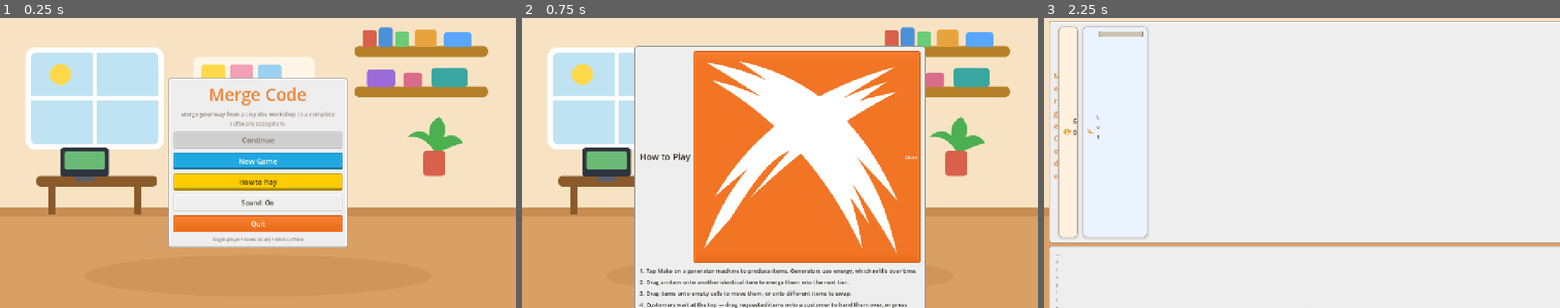
Above: before the commit, frames 1-3 (left to right).
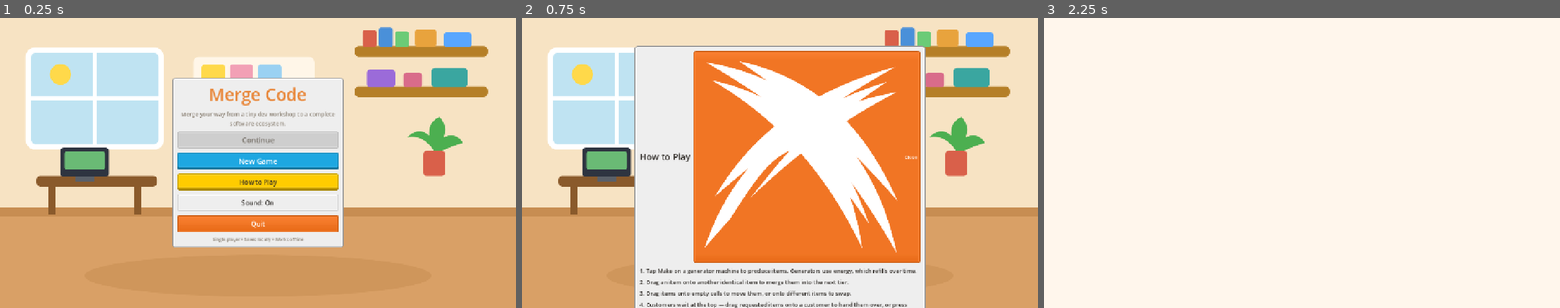
Above: after the commit, the same moments.

Repository: flessan/mergecode
Game: Godot game, scene res://scenes/main_menu.tscn
Two runs of this game, one before a commit and one after it. Both use one fixed random seed, a clock stepped at 60 frames per second and the inputs below.
Inputs:
- Up to frame 1 (0.25 s): no input
- Up to frame 2 (0.75 s): click "How to Play" at 0.5 s
- Up to frame 3 (2.25 s): click "New Game" at 1.25 s; click "New Game" at 2 s

The runs differ from the first frame. In frame 1, 1.6% of the frame differs, in the area x 32-68%, y 20-80%; in frame 2, nothing differs; in frame 3, 6.0%, in the area x 0-100%, y 0-100%.
Error after the commit: Parse Error: Function "set_selected_cell()" not found in base self. (res://scripts/board.gd:167)

Commit message:
Rebuild board sizing on measured container layout with adaptive columns
- Board is now a plain Control that measures its own rect on resized:
  column count (4-7) comes from actual available width, cell size is
  capped by visible-row height, and cells are positioned explicitly.
  This removes the guessed reserved-width/height math in main.gd and
  the container minimum-size feedback loop entirely
- Adaptive columns preserve save compatibility: cell indices, item
  identity, capacity and the +7 expansion are unchanged; only visual
  arrangement reflows, so saves restore identically on any device
- ItemTile content is fully responsive: no fixed icon minimum, icon
  fills the measured cell with aspect preserved, StyleBox padding
  shrinks in compact mode, labels/pips hide on small cells
- Tiles now use coloured silhouettes on pastel category plates instead
  of white icons on saturated squares
- Main layout: board directly fills its workbench surface (no board
  scroll container), generator dock placement is the only breakpoint
  decision left in _apply_layout, landscape phones get the side dock,
  customers slim down on short screens, generator scroll minimums and
  popup/menu fixed minimums that fought small viewports are removed

Diff:
--- a/scripts/board.gd
+++ b/scripts/board.gd
@@ -1,6 +1,7 @@
 class_name Board
-extends GridContainer
-## 7-column merge board. Owns item placement state (cell_index -> item_id),
+extends Control
+## Adaptive-column merge board (4-7 columns by measured width).
+## Owns item placement state (cell_index -> item_id),
 ## move / swap / merge rules, drop highlighting and merge feedback.
 
 signal board_changed
@@ -16,13 +17,19 @@
 var _tiles: Dictionary = {}         # int cell -> ItemTile
 var _highlighted_cell: int = -1
 var _selected_cell: int = -1
-var _cell_px: int = 92
+var _cell_px: int = 0
+var _column_count: int = 7
+var _relayout_guard: bool = false
 
 func _ready() -> void:
-	columns = COLUMNS
-	add_theme_constant_override("h_separation", 8)
-	add_theme_constant_override("v_separation", 8)
+	# Plain Control board: cells are positioned explicitly in _relayout()
+	# from this control's measured rect. Container minimum-size negotiation
+	# can therefore never feed back into (and deadlock) the sizing.
+	mouse_filter = MOUSE_FILTER_IGNORE
 	_build_cells()
+	# The board measures its own container rect; no guessed reserved sizes.
+	resized.connect(_relayout)
+	_relayout.call_deferred()
 
 func _build_cells() -> void:
 	for i in GameStateStore.instance.BOARD_MAX_CELLS:
@@ -32,46 +39,54 @@
 		_cells.append(cell)
 
 func visible_rows() -> int:
-	return int(ceil(float(GameStateStore.instance.board_cells_unlocked) / float(COLUMNS)))
+	return int(ceil(float(GameStateStore.instance.board_cells_unlocked) / float(_column_count)))
 
 func refresh_locks() -> void:
-	var shown := visible_rows() * COLUMNS
+	_update_visibility()
+	_relayout()
+
+func _update_visibility() -> void:
+	var shown := visible_rows() * _column_count
 	for i in _cells.size():
 		_cells[i].set_locked(i >= GameStateStore.instance.board_cells_unlocked)
-		# Fully locked rows stay hidden until expansion reveals them, so the
-		# board always fits its surface without shrinking cells to nothing.
+		# Fully locked rows stay hidden until expansion reveals them.
 		_cells[i].visible = i < shown
 
-func set_cell_size(px: int) -> void:
+## Measured layout: column count comes from the board's actual width
+## (enough room for a usable touch cell), cell size is then limited by
+## both width and the height needed for the visible rows. Cell indices
+## are never remapped - cells are repositioned from the same ordered
+## list, so saves restore identical logical positions on any device.
+func _relayout() -> void:
+	if _relayout_guard or size.x < 40.0 or size.y < 40.0:
+		return
+	var gap := 8.0
+	var cols := 4
+	for candidate in [7, 6, 5, 4]:
+		if (size.x - float(candidate - 1) * gap) / float(candidate) >= 46.0:
+			cols = candidate
+			break
+	var rows := int(ceil(float(maxi(1, GameStateStore.instance.board_cells_unlocked)) / float(cols)))
+	var cell_w := (size.x - float(cols - 1) * gap) / float(cols)
+	var cell_h := (size.y - float(maxi(0, rows - 1)) * gap) / float(maxi(1, rows))
+	var px := maxi(28, int(minf(cell_w, cell_h)))
+	_relayout_guard = true
+	var changed := px != _cell_px or cols != _column_count
+	_column_count = cols
 	_cell_px = px
-	for cell in _cells:
-		cell.set_cell_size(px)
-	for c in _tiles:
-		_tiles[c].set_compact(px < 64)
-
-# --- Selection (Board owns it: Board owns the tile instances) ----------------
-
-func selected_cell() -> int:
-	return _selected_cell
-
-func set_selected_cell(cell: int) -> void:
-	_selected_cell = cell
-	for c in _tiles:
-		_tiles[c].set_selected(int(c) == cell)
-
-func spawn_burst(cell: int) -> void:
-	if cell < 0 or cell >= _cells.size():
-		return
-	var burst := UiStyle.icon_rect("res://assets/sprites/effects/starburst.svg", Vector2(30, 30), Color.WHITE)
-	burst.set_anchors_preset(Control.PRESET_CENTER)
-	_cells[cell].add_child(burst)
-	burst.scale = Vector2(0.3, 0.3)
-	burst.pivot_offset = Vector2(15, 15)
-	var tween := create_tween()
-	tween.set_parallel(true)
-	tween.tween_property(burst, "scale", Vector2(2.6, 2.6), 0.45).set_trans(Tween.TRANS_BACK).set_ease(Tween.EASE_OUT)
-	tween.tween_property(burst, "modulate:a", 0.0, 0.5)
-	tween.chain().tween_callback(burst.queue_free)
+	_update_visibility()
+	var total := Vector2(cols * px + (cols - 1) * gap, rows * px + maxi(0, rows - 1) * gap)
+	var origin := (size - total) * 0.5
+	for i in _cells.size():
+		var cell: BoardCell = _cells[i]
+		if not cell.visible:
+			continue
+		cell.position = origin + Vector2(float(i % cols) * (px + gap), floor(float(i) / float(cols)) * (px + gap))
+		cell.size = Vector2(px, px)
+	if changed:
+		for c in _tiles:
+			_tiles[c].set_compact(px < 64)
+	_relayout_guard = false
 
 # --- Queries ---------------------------------------------------------------
 
@@ -143,7 +158,7 @@
 	tile.set_anchors_preset(Control.PRESET_FULL_RECT)
 	_cells[cell].add_child(tile)
 	_tiles[cell] = tile
-	tile.set_compact(_cell_px < 64)
+	tile.set_compact(_cell_px > 0 and _cell_px < 64)
 	tile.tile_clicked.connect(_on_tile_clicked)
 	if animate:
 		tile.pop_animation()
--- a/scripts/board_cell.gd
+++ b/scripts/board_cell.gd
@@ -11,15 +11,12 @@
 	cell_index = p_index
 	board = p_board
 	locked = p_locked
-	custom_minimum_size = Vector2(92, 92)
+	custom_minimum_size = Vector2.ZERO  # Board positions/sizes cells explicitly
 	_refresh()
 
 func set_locked(value: bool) -> void:
 	locked = value
 	_refresh()
-
-func set_cell_size(px: int) -> void:
-	custom_minimum_size = Vector2(px, px)
 
 func _refresh() -> void:
 	add_theme_stylebox_override("panel", UiStyle.Kenney_slot_style(locked))
--- a/scripts/generator_card.gd
+++ b/scripts/generator_card.gd
@@ -53,7 +53,7 @@
 	body.add_child(energy_head)
 	energy_head.add_child(UiStyle.icon_rect(ENERGY_ICON, Vector2(15, 15), UiStyle.hex("E8A33D")))
 	_energy_bar = ProgressBar.new()
-	_energy_bar.custom_minimum_size = Vector2(82, 15)
+	_energy_bar.custom_minimum_size = Vector2(0, 15)
 	_energy_bar.size_flags_horizontal = Control.SIZE_EXPAND_FILL
 	UiStyle.style_Kenney_progress(_energy_bar, "yellow")
 	energy_head.add_child(_energy_bar)
--- a/scripts/item_tile.gd
+++ b/scripts/item_tile.gd
@@ -21,6 +21,8 @@
 func _def() -> Dictionary:
 	return ItemDatabase.instance.get_item(item_id)
 
+var _compact: bool = false
+
 func _tile_style(highlight: bool = false, ok: bool = true, selected: bool = false) -> StyleBoxFlat:
 	var def := _def()
 	var color := UiStyle.hex(str(def.get("color", "4A90D9")))
@@ -28,9 +30,12 @@
 	if highlight:
 		border = UiStyle.GREEN if ok else UiStyle.RED
 	elif selected:
-		border = Color.WHITE
-	var s := UiStyle.panel_style(color.lightened(0.05), 12, border)
+		border = Color(1, 0.85, 0.3)
+	var s := UiStyle.panel_style(color.lightened(0.58), 12, border)
 	s.set_border_width_all(4 if (highlight or selected) else 2)
+	# Padding shrinks with the cell so content never forces the tile bigger
+	# than the board's measured cell size.
+	s.set_content_margin_all(2.0 if _compact else 6.0)
 	return s
 
 static func rarity_frame(rarity: String) -> Color:
@@ -50,11 +55,20 @@
 	vbox.add_theme_constant_override("separation", 1)
 	vbox.mouse_filter = MOUSE_FILTER_IGNORE
 	add_child(vbox)
-	var icon := UiStyle.icon_rect(str(def.get("icon", "")), Vector2(44, 44), Color.WHITE)
+	var def_color := UiStyle.hex(str(def.get("color", "4A90D9")))
+	var plate := PanelContainer.new()
+	plate.size_flags_vertical = Control.SIZE_EXPAND_FILL
+	plate.size_flags_horizontal = Control.SIZE_EXPAND_FILL
+	plate.mouse_filter = MOUSE_FILTER_IGNORE
+	var plate_style := UiStyle.panel_style(Color(1, 1, 1, 0.55), 9, Color(0, 0, 0, 0.04))
+	plate_style.set_content_margin_all(3.0)
+	plate.add_theme_stylebox_override("panel", plate_style)
+	vbox.add_child(plate)
+	var icon := UiStyle.icon_rect(str(def.get("icon", "")), Vector2.ZERO, def_color.darkened(0.12))
 	icon.size_flags_vertical = Control.SIZE_EXPAND_FILL
 	icon.size_flags_horizontal = Control.SIZE_EXPAND_FILL
-	vbox.add_child(icon)
-	_name_label = UiStyle.label(str(def.get("name", item_id)), 9, Color.WHITE)
+	plate.add_child(icon)
+	_name_label = UiStyle.label(str(def.get("name", item_id)), 9, UiStyle.INK)
 	_name_label.horizontal_alignment = HORIZONTAL_ALIGNMENT_CENTER
 	_name_label.mouse_filter = MOUSE_FILTER_IGNORE
 	_name_label.clip_text = true
@@ -69,7 +83,7 @@
 	var pip_count := tier if tier > 0 else 1
 	for i in mini(pip_count, 8):
 		var dot := PanelContainer.new()
-		dot.custom_minimum_size = Vector2(6, 6)
+		dot.custom_minimum_size = Vector2(5, 5)
 		var ds := StyleBoxFlat.new()
 		ds.bg_color = UiStyle.hex("FFD94A") if tier > 0 else UiStyle.hex("FFFFFF")
 		ds.set_corner_radius_all(3)
@@ -79,12 +93,14 @@
 
 
 func set_compact(compact: bool) -> void:
-	# On small cells the illustration stays dominant; tier/name details are
-	# still available through the selection bar and tooltip.
+	# On small cells the illustration stays dominant and padding shrinks;
+	# tier/name details remain in the selection bar and tooltip.
+	_compact = compact
 	if _name_label:
 		_name_label.visible = not compact
 	if _pips:
 		_pips.visible = not compact
+	add_theme_stylebox_override("panel", _tile_style())
 
 func set_highlight(active: bool, ok: bool) -> void:
 	add_theme_stylebox_override("panel", _tile_style(active, ok))
@@ -111,8 +127,8 @@
 	var def := _def()
 	var preview := PanelContainer.new()
 	preview.custom_minimum_size = Vector2(72, 72)
-	preview.add_theme_stylebox_override("panel", UiStyle.panel_style(UiStyle.hex(str(def.get("color", "4A90D9"))), 12, Color.WHITE))
-	var icon := UiStyle.icon_rect(str(def.get("icon", "")), Vector2(56, 56), Color.WHITE)
+	preview.add_theme_stylebox_override("panel", UiStyle.panel_style(UiStyle.hex(str(def.get("color", "4A90D9"))).lightened(0.58), 12, Color.WHITE))
+	var icon := UiStyle.icon_rect(str(def.get("icon", "")), Vector2(56, 56), UiStyle.hex(str(def.get("color", "4A90D9"))).darkened(0.12))
 	preview.add_child(icon)
 	set_drag_preview(preview)
 	modulate = Color(1, 1, 1, 0.45)
--- a/scripts/main.gd
+++ b/scripts/main.gd
@@ -219,14 +219,10 @@
 	surf_style.set_content_margin_all(18)
 	surface.add_theme_stylebox_override("panel", surf_style)
 	vbox.add_child(surface)
-	var board_scroll := ScrollContainer.new()
-	surface.add_child(board_scroll)
-	var center := CenterContainer.new()
-	center.size_flags_horizontal = Control.SIZE_EXPAND_FILL
-	center.size_flags_vertical = Control.SIZE_EXPAND_FILL
-	board_scroll.add_child(center)
 	board = Board.new()
-	center.add_child(board)
+	board.size_flags_horizontal = Control.SIZE_EXPAND_FILL
+	board.size_flags_vertical = Control.SIZE_EXPAND_FILL
+	surface.add_child(board)
 	# Selected item bar (icon-first, compact).
 	var selected_panel := PanelContainer.new()
 	selected_panel.add_theme_stylebox_override("panel", UiStyle.Kenney_panel_style("grey", Color(1.0, 0.94, 0.80, 1.0)))
@@ -324,9 +320,10 @@
 	if not is_inside_tree() or board == null:
 		return
 	var vp := get_viewport_rect().size
-	# Landscape/tablet/desktop keeps the generator dock beside the board.
-	# Portrait and compact windows stack it underneath as a horizontal dock.
-	var wide := vp.x >= 900.0 and vp.x >= vp.y * 0.85
+	# Landscape/desktop: generator dock beside the board. Portrait/compact:
+	# dock underneath as a horizontal strip. The board itself measures its
+	# container (Board._relayout) - no reserved-size guessing here.
+	var wide := (vp.x >= 900.0 and vp.x >= vp.y * 0.85) or (vp.x >= 740.0 and vp.x >= vp.y * 1.6)
 	if not _layout_applied or wide != _wide_mode:
 		_layout_applied = true
 		_wide_mode = wide
@@ -336,7 +333,6 @@
 			_gen_panel.size_flags_vertical = Control.SIZE_EXPAND_FILL
 			_gen_scroll.horizontal_scroll_mode = ScrollContainer.SCROLL_MODE_DISABLED
 			_gen_scroll.vertical_scroll_mode = ScrollContainer.SCROLL_MODE_AUTO
-			_gen_scroll.custom_minimum_size = Vector2.ZERO
 		else:
 			if _gen_panel.get_parent() != _board_col:
 				_gen_panel.reparent(_board_col)
@@ -344,15 +340,17 @@
 			_gen_grid.columns = maxi(1, ItemDatabase.instance.generator_order.size())
 			_gen_scroll.horizontal_scroll_mode = ScrollContainer.SCROLL_MODE_AUTO
 			_gen_scroll.vertical_scroll_mode = ScrollContainer.SCROLL_MODE_DISABLED
-			_gen_scroll.custom_minimum_size = Vector2(0, 224)
+		_gen_scroll.custom_minimum_size = Vector2.ZERO
 	if wide:
-		var dock_width := 340.0 if vp.x >= 1220.0 else 184.0
+		var dock_width := 336.0 if vp.x >= 1220.0 else 184.0
 		_gen_panel.custom_minimum_size = Vector2(dock_width, 0)
 		_gen_grid.columns = 2 if vp.x >= 1220.0 else 1
 	else:
-		_gen_panel.custom_minimum_size = Vector2(0, 278)
+		_gen_panel.custom_minimum_size = Vector2.ZERO
 	for card in _gen_cards.values():
 		(card as GeneratorCard).set_dock_compact(not wide)
+	for card in _order_cards:
+		(card as OrderCard).set_compact(vp.x < 760.0 or vp.y < 760.0)
 	# Compact HUD: preserve coin/level controls, drop secondary labels first.
 	var compact := vp.x < 680.0
 	if _hud_title:
@@ -366,14 +364,6 @@
 	if _menu_btn:
 		_menu_btn.text = "Menu" if compact else "Main Menu"
 	_xp_bar.custom_minimum_size = Vector2(58, 15) if compact else Vector2(110, 15)
-	# Board cells use visible rows, not the final 7-row expansion state.
-	var rows := maxi(1, board.visible_rows())
-	var reserved_w := (340.0 if (wide and vp.x >= 1220.0) else (184.0 if wide else 28.0)) + 76.0
-	var reserved_h := 505.0 if wide else 770.0
-	var cell_w := (vp.x - reserved_w) / 7.0
-	var cell_h := (vp.y - reserved_h) / float(rows)
-	var cell := int(clampf(minf(cell_w, cell_h), 44.0, 118.0))
-	board.set_cell_size(cell)
 
 # --- Signals / shared logic (unchanged gameplay) --------------------------------
 
--- a/scripts/main_menu.gd
+++ b/scripts/main_menu.gd
@@ -21,7 +21,7 @@
 	center.add_child(panel)
 	var vbox := VBoxContainer.new()
 	vbox.add_theme_constant_override("separation", 10)
-	vbox.custom_minimum_size = Vector2(420, 0)
+	vbox.custom_minimum_size = Vector2(minf(400.0, maxf(260.0, get_viewport_rect().size.x - 32.0)), 0)
 	panel.add_child(vbox)
 	var title := UiStyle.label("Merge Code", 42, UiStyle.ACCENT)
 	title.horizontal_alignment = HORIZONTAL_ALIGNMENT_CENTER
@@ -56,7 +56,6 @@
 	vbox.add_child(version)
 	_help = MergePopupPanel.new()
 	_help.set_anchors_preset(Control.PRESET_CENTER)
-	_help.custom_minimum_size = Vector2(620, 520)
 	add_child(_help)
 
 func _on_new_game() -> void:
--- a/scripts/order_card.gd
+++ b/scripts/order_card.gd
@@ -18,14 +18,16 @@
 var _wants_row: HBoxContainer
 var _state_label: Label
 var _deliver_btn: Button
+var _compact: bool = false
+var _board_ref: Board
 
 func setup(p_index: int) -> void:
 	order_index = p_index
 	_build()
-	refresh(null)
+	refresh(_board_ref)
 
 func _build() -> void:
-	custom_minimum_size = Vector2(330, 0)
+	custom_minimum_size = Vector2(292, 0)
 	add_theme_stylebox_override("panel", UiStyle.Kenney_panel_style("grey"))
 	var hbox := HBoxContainer.new()
 	hbox.add_theme_constant_override("separation", 8)
@@ -69,6 +71,10 @@
 	actions.add_child(dismiss)
 
 func refresh(board: Board) -> void:
+	if board != null:
+		_board_ref = board
+	elif _board_ref != null:
+		board = _board_ref
 	if order_index < 0 or order_index >= GameStateStore.instance.orders.size():
 		return
 	var order: Dictionary = GameStateStore.instance.orders[order_index]
@@ -109,7 +115,7 @@
 func _want_chip(item_id: String, have: int, need: int, done: bool) -> Control:
 	var def := ItemDatabase.instance.get_item(item_id)
 	var chip := PanelContainer.new()
-	chip.custom_minimum_size = Vector2(46, 46)
+	chip.custom_minimum_size = Vector2(36, 36) if _compact else Vector2(42, 42)
 	var bg := UiStyle.hex(str(def.get("color", "999999"))).lightened(0.05)
 	chip.add_theme_stylebox_override("panel", UiStyle.panel_style(bg, 10, UiStyle.GREEN if done else Color(0, 0, 0, 0.10)))
 	chip.tooltip_text = "%s: %d/%d" % [ItemDatabase.instance.item_name(item_id), have, need]
@@ -120,6 +126,16 @@
 	badge.vertical_alignment = VERTICAL_ALIGNMENT_BOTTOM
 	chip.add_child(badge)
 	return chip
+
+func set_compact(compact: bool) -> void:
+	# Narrow/short screens: smaller portrait, state text moves to tooltip.
+	_compact = compact
+	custom_minimum_size = Vector2(258, 0) if compact else Vector2(292, 0)
+	if _portrait:
+		_portrait.custom_minimum_size = Vector2(46, 46) if compact else Vector2(58, 58)
+	if _state_label:
+		_state_label.visible = not compact
+	refresh(null)
 
 func _can_drop_data(_at_position: Vector2, data: Variant) -> bool:
 	if typeof(data) != TYPE_DICTIONARY or str(data.get("type", "")) != "board_item":
--- a/scripts/popup_panel.gd
+++ b/scripts/popup_panel.gd
@@ -31,7 +31,7 @@
 	close_btn.pressed.connect(func() -> void: visible = false)
 	head.add_child(close_btn)
 	_scroll = ScrollContainer.new()
-	_scroll.custom_minimum_size = Vector2(560, 420)
+	_scroll.custom_minimum_size = Vector2(200, 160)
 	_scroll.size_flags_vertical = Control.SIZE_EXPAND_FILL
 	vbox.add_child(_scroll)
 	_content = VBoxContainer.new()
@@ -54,7 +54,7 @@
 	offset_right = w * 0.5
 	offset_top = -h * 0.5
 	offset_bottom = h * 0.5
-	_scroll.custom_minimum_size = Vector2(w - 48.0, h - 110.0)
+	_scroll.custom_minimum_size = Vector2(maxf(180.0, w - 48.0), maxf(160.0, h - 110.0))
 	visible = true
 
 ## Coloured tile with the item's white silhouette icon, used in lists.
@@ -147,7 +147,7 @@
 	for item_id in ItemDatabase.instance.item_order:
 		var def := ItemDatabase.instance.get_item(str(item_id))
 		var cell := PanelContainer.new()
-		cell.custom_minimum_size = Vector2(128, 84)
+		cell.custom_minimum_size = Vector2(108, 76)
 		var found := GameStateStore.instance.is_discovered(str(item_id))
 		var bg := UiStyle.hex(str(def.get("color", "999999"))).lightened(0.62) if found else UiStyle.CELL_LOCKED
 		cell.add_theme_stylebox_override("panel", UiStyle.panel_style(bg, 10))
Not shown, changed: docs/ARCHITECTURE.md
